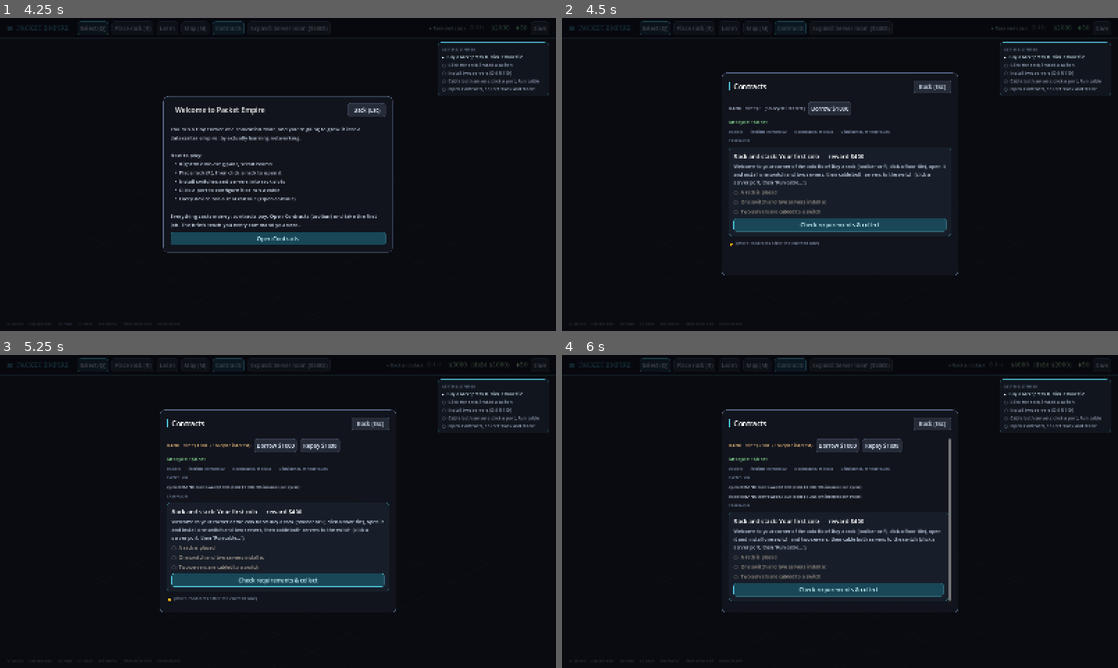
Above: before the commit, frames 1-4 (two rows, left to right).
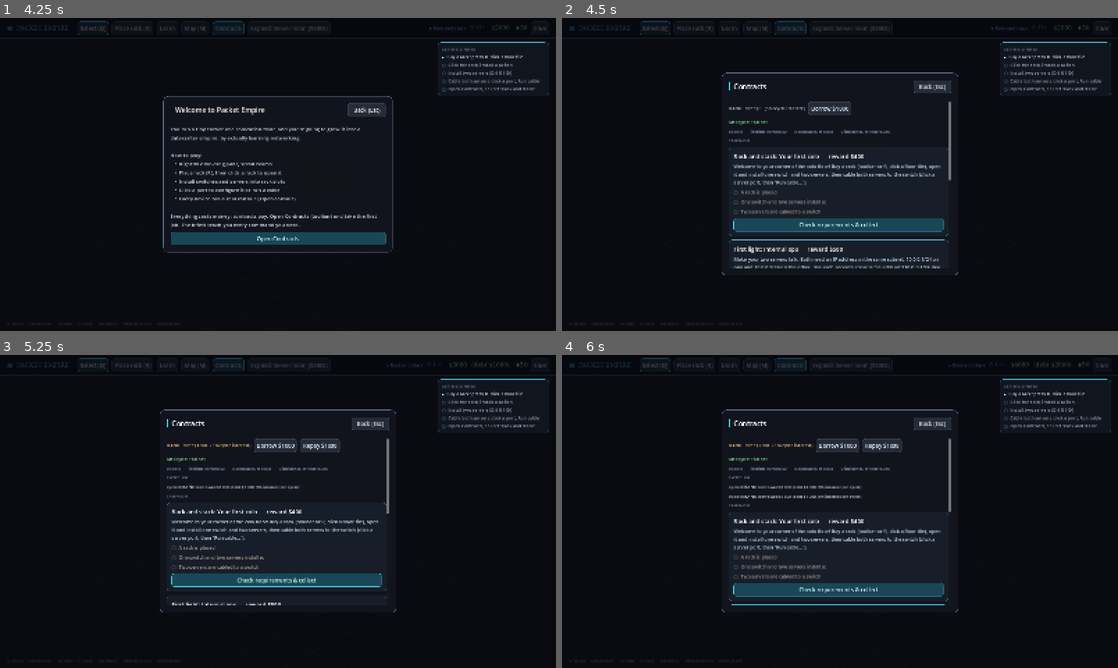
Above: after the commit, the same moments.

Repository: alukacs03/packet-empire
Game: Godot game, scene res://scenes/main.tscn
Same seed, same stepped clock (60 frames per second), same inputs: the game is played once before the commit and once after it.
Inputs:
- Up to frame 1 (4.25 s): click "Select (Q)" at 0.5 s; click "Place rack (R)" at 1.25 s; click "Learn" at 2 s; click "Map (M)" at 2.75 s; click "Contracts" at 3.5 s
- Up to frame 2 (4.5 s): click "Open Contracts" at 4.25 s
- Up to frame 3 (5.25 s): click "Borrow $1000" at 5 s
- Up to frame 4 (6 s): click "Borrow $1000" at 5.75 s

Frame 1 is identical in both runs. In frame 2, 1.6% of the frame differs, in the area x 30-70%, y 26-80%; in frame 3, 0.8%; in frame 4, 0.3%.

Commit message:
Campaign offers three jobs at once instead of a single blocking one
If the next contract needed hardware or an expansion the player could
not afford yet, there was nothing else to do. Up to three available
contracts now show together, so there is always another way to earn.

Closes #75

Co-Authored-By: Claude Fable 5 <noreply@anthropic.com>
Claude-Session: https://claude.ai/code/session_01EKD4BHa7oP7MbaV92exfB1

Diff:
--- a/scripts/ui.gd
+++ b/scripts/ui.gd
@@ -1410,6 +1410,7 @@
 	_build_market_section()
 	contracts_box.add_child(_section("CAMPAIGN"))
 	var found_active := false
+	var active_shown := 0
 	for c in Contracts.all():
 		var done: bool = c["id"] in Game.contracts_done
 		if done:
@@ -1433,9 +1434,10 @@
 					contracts_box.add_child(_label("      %s  %s" % ["●" if rq_ok else "○", rq["d"]],
 						12, Color(0.5, 0.8, 0.55) if rq_ok else Color(0.95, 0.6, 0.45)))
 			continue
-		if found_active:
-			contracts_box.add_child(_label("🔒  (more contracts after the current one)", 13, Color(0.45, 0.5, 0.6)))
+		if active_shown >= 3:
+			contracts_box.add_child(_label("🔒  more jobs unlock as you finish these", 13, Color(0.45, 0.5, 0.6)))
 			break
+		active_shown += 1
 		found_active = true
 		var card := PanelContainer.new()
 		card.add_theme_stylebox_override("panel", _sb(Color(0.09, 0.12, 0.16), ACCENT * Color(1, 1, 1, 0.5), 8, 14))
